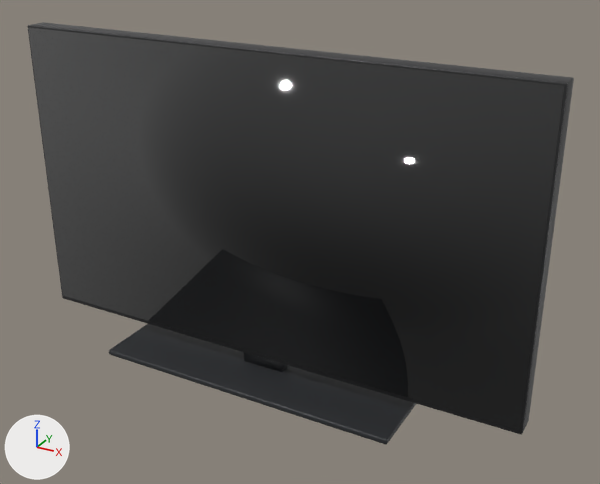
One commit to the glTF model apps/web/models/products/75QNED8MBEA.glb: the scene before it, then after it.
Before and after are seen from a camera (50 mm lens) standing at (1.205, -1.962, 1.453) and looking at (0.109, 0.031, 0.456). The lights are fixed; the arrows at lower left show +X, +Y and +Z. The first picture is the older version.

The scene before the commit, as lines of its bpy script (objects in view):
```python
me_part = bpy.data.meshes.new('part')
me_part.from_pydata(...)  # 304 vertices, 588 faces; spans x -0.83..0.83, y -0.18..0.18, z 0.0..1.03
# faces by material slot: [188, 188, 12, 200]
me_part.materials.append(mat_body)  # black #1c1c1e
me_part.materials.append(mat_finish)  # black #1c1c1e
me_part.materials.append(mat_screen)  # black #050608
me_part.materials.append(mat_trim)  # dark grey #2b2d30
ob_75qned8mbea = bpy.data.objects.new('75QNED8MBEA', me_part)
ob_75qned8mbea.location = (0.0, 0.0, 0.0)
```
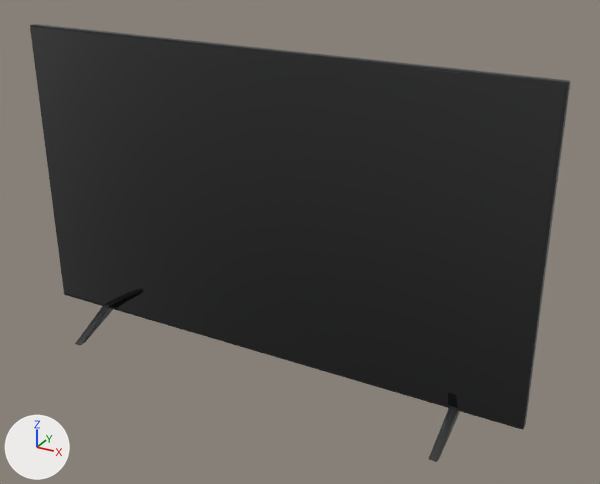
Location of each change, [x1, y1, x2, y2] in pixels of the pictures (600 x 484 px; the box of a moved part takes in the faces that stretch with it):
'75QNED8MBEA', reshaped: before [27, 22, 574, 445]; after [30, 24, 570, 462]
part 1 of me_part, moved or reshaped: before [27, 25, 568, 435]; after [31, 27, 566, 426]
part 2 of me_part, rebuilt (not visible afterwards): before [28, 27, 564, 430]
part 3 of me_part, added (black): after [75, 305, 113, 345]
part 4 of me_part, added (black): after [429, 406, 460, 462]
part 5 of me_part, deleted: before [109, 324, 416, 445]
part 6 of me_part, deleted: before [244, 352, 288, 372]
part 7 of me_part, moved or reshaped: before [32, 22, 574, 431]; after [30, 24, 570, 429]

The change, as a list of edits to the scene's bpy script:
```text
Add mat_dark:
    mat_dark = principled_material('dark')
    mat_dark.base_color = (0.011, 0.0116, 0.013)  # black #1b1c1e
    mat_dark.coat_weight = 0.1
Change me_part:
    used by ob_75qned8mbea; location = (0.0, 0.0, 0.0)
    remove me_part.from_pydata(...)  # 304 vertices, 588 faces; spans x -0.83..0.83, y -0.18..0.18, z 0.0..1.03
    remove me_part.materials.append(mat_body)  # black #1c1c1e
    add me_part.from_pydata(...)  # 444 vertices, 868 faces; spans x -0.83..0.83, y -0.18..0.18, z 0.0..1.03
    me_part part 1: the loose piece of 96 vertices spanning x -0.83..0.83, y -0.04..-0.03, z 0.06..1.03 is scaled about its middle by (0.994, 0.039, 0.975), then moved by (0.0, 0.01, 0.01), in mat_screen (black #050608)
    me_part part 2: the loose piece of 8 vertices spanning x -0.83..0.83, y -0.04..-0.03, z 0.07..1.02 is rebuilt with 168 vertices and now spans x -0.7..0.7, y 0.0..0.02, z 0.13..0.76, in mat_dark (black #1b1c1e)
    me_part part 3: a new loose piece of 42 vertices spanning x -0.65..-0.62, y -0.18..0.18, z 0.0..0.08, in mat_dark (black #1b1c1e)
    me_part part 4: a new loose piece of 42 vertices spanning x 0.62..0.65, y -0.18..0.18, z 0.0..0.08, in mat_dark (black #1b1c1e)
    me_part part 5: the loose piece of 96 vertices spanning x -0.5..0.5, y -0.18..0.18, z 0.0..0.02 is deleted
    me_part part 6: the loose piece of 8 vertices spanning x -0.07..0.07, y -0.02..0.02, z 0.02..0.06 is deleted
    me_part part 7
    80 vertices are removed from x -0.83..0.83, y -0.03..0.04, z 0.06..1.03
    187 faces are deleted
    72 vertices are added at x -0.83..0.83, y -0.02..0.0, z 0.07..1.03
    8 new vertices lie (0.0, 0.0, -0.95) away from vertices in x -0.83..0.83, y -0.02, z 1.02
    187 new faces join them, mat_finish (black #1c1c1e)
    remove me_part.materials.append(mat_trim)  # dark grey #2b2d30
    add me_part.materials.append(mat_dark)  # black #1b1c1e
```
